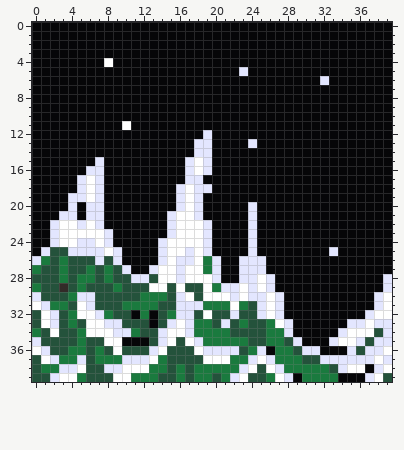
Edited in one commit: pixel-art sprite (sprites/arriere_plan/foret/jonction2.png). The picture above is the old version.
The file is 40x40 pixels.
And afterwards:
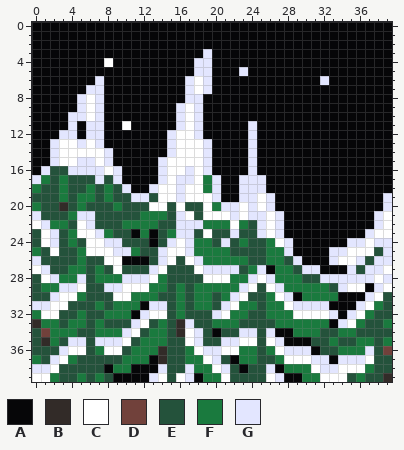
Palette (. is transparent): A #060608  B #322b28  C #ffffff  D #71413b  E #24523b  F #1a7a3e  G #e3e6ff
What changed:
@@ x 0..39 @@
  2 AAAAAAAAAAAAAAAAAAAAAAAAAAAAAAAAAAAAAAAA
- 3 AAAAAAAAAAAAAAAAAAAAAAAAAAAAAAAAAAAAAAAA
- 4 AAAAAAAACAAAAAAAAAAAAAAAAAAAAAAAAAAAAAAA
- 5 AAAAAAAAAAAAAAAAAAAAAAAGAAAAAAAAAAAAAAAA
- 6 AAAAAAAAAAAAAAAAAAAAAAAAAAAAAAAAGAAAAAAA
- 7 AAAAAAAAAAAAAAAAAAAAAAAAAAAAAAAAAAAAAAAA
- 8 AAAAAAAAAAAAAAAAAAAAAAAAAAAAAAAAAAAAAAAA
- 9 AAAAAAAAAAAAAAAAAAAAAAAAAAAAAAAAAAAAAAAA
-10 AAAAAAAAAAAAAAAAAAAAAAAAAAAAAAAAAAAAAAAA
-11 AAAAAAAAAACAAAAAAAAAAAAAAAAAAAAAAAAAAAAA
-12 AAAAAAAAAAAAAAAAAAAGAAAAAAAAAAAAAAAAAAAA
-13 AAAAAAAAAAAAAAAAAAGGAAAAGAAAAAAAAAAAAAAA
-14 AAAAAAAAAAAAAAAAAAGGAAAAAAAAAAAAAAAAAAAA
-15 AAAAAAAGAAAAAAAAAGCGAAAAAAAAAAAAAAAAAAAA
-16 AAAAAAGGAAAAAAAAAGCGAAAAAAAAAAAAAAAAAAAA
-17 AAAAAGCGAAAAAAAAAGGAAAAAAAAAAAAAAAAAAAAA
-18 AAAAAGCGAAAAAAAAGCGGAAAAAAAAAAAAAAAAAAAA
-19 AAAAGGCGAAAAAAAAGCGAAAAAAAAAAAAAAAAAAAAA
-20 AAAAGAGGAAAAAAAAGCGAAAAAGAAAAAAAAAAAAAAA
-21 AAAGGAGGAAAAAAAGCCGAAAAAGAAAAAAAAAAAAAAA
-22 AAGCCGCGAAAAAAAGCCCGAAAAGAAAAAAAAAAAAAAA
-23 AAGCCCCCGAAAAAAGCCCGAAAAGAAAAAAAAAAAAAAA
-24 AAGCCGGCGAAAAAGCCCCGAAAAGAAAAAAAAAAAAAAA
-25 AGEEGGGGCGAAAAGCCGCGAAAAGAAAAAAAAGAAAAAA
-26 GFEFEEEGEGAAAAGCGGCFGAAGGGAAAAAAAAAAAAAA
-27 FEEFEEFEFEGAAGCCGCCFGAAGGGAAAAAAAAAAAAAA
-28 EEEFEFFEFEEGGECCGCCCGAAGGCGAAAAAAAAAAAAG
-29 FEEBEFEEEFEEECCECEECFGGCGCGAAAAAAAAAAAAG
-30 GEEEFGGEEEEEFFFEGCECCCGCGGCGAAAAAAAAAAGC
-31 CGFFECGEEEFFFFEEGGGFFFCFEGCGAAAAAAAAAAGC
-32 ECGEFCCGFEEAFAEFGGECEEGEEGCGAAAAAAAAAGCC
-33 ECGEFECCGGEEEAEGCGFFEGEFEEFCGAAAAAAGGCGG
-34 FECEEFCCCGGFEEGCCGFFFFEEEEFFGAAAAAGCCCEG
-35 GEEEEFEECCAAAEGCECGFFFFFEEFFEGAAAGCCGEGG
-36 CGEEFFEFECEEEGCEEECGGGGEFGAFFEGGAAAGEGGC
-37 ECGFFGEFFFGGGCFEEEECCCFFGCGFFFEEGGGGGGCG
-38 EFFGGCEEGGCCCFFEFEFFFFFGCECGFFFFFEGCCAGC
-39 EEGCCFEEECCFFFEEFEFFEFGCEEFCGAFFFFAAAGCE
+ 3 AAAAAAAAAAAAAAAAAAAGAAAAAAAAAAAAAAAAAAAA
+ 4 AAAAAAAACAAAAAAAAAGGAAAAAAAAAAAAAAAAAAAA
+ 5 AAAAAAAAAAAAAAAAAAGGAAAGAAAAAAAAAAAAAAAA
+ 6 AAAAAAAGAAAAAAAAAGCGAAAAAAAAAAAAGAAAAAAA
+ 7 AAAAAAGGAAAAAAAAAGCGAAAAAAAAAAAAAAAAAAAA
+ 8 AAAAAGCGAAAAAAAAAGGAAAAAAAAAAAAAAAAAAAAA
+ 9 AAAAAGCGAAAAAAAAGCGAAAAAAAAAAAAAAAAAAAAA
+10 AAAAGGCGAAAAAAAAGCGAAAAAAAAAAAAAAAAAAAAA
+11 AAAAGAGGAACAAAAAGCGAAAAAGAAAAAAAAAAAAAAA
+12 AAAGGAGGAAAAAAAGCCGAAAAAGAAAAAAAAAAAAAAA
+13 AAGCCGCGAAAAAAAGCCCGAAAAGAAAAAAAAAAAAAAA
+14 AAGCCCCCGAAAAAAGCCCGAAAAGAAAAAAAAAAAAAAA
+15 AAGCCGGCGAAAAAGCCCCGAAAAGAAAAAAAAAAAAAAA
+16 AGEEGGGGCGAAAAGCCGCGAAAAGAAAAAAAAAAAAAAA
+17 GFEFEEEGEGAAAAGCGGCFGAAGGGAAAAAAAAAAAAAA
+18 FEEFEEFEFEGAAGCCGCCFGAAGGGAAAAAAAAAAAAAA
+19 EEEFEFFEFEEGGECCGCCCGAAGGCGAAAAAAAAAAAAG
+20 FEEBEFEEEFEEECCECEECFGGCGCGAAAAAAAAAAAAG
+21 GEEEFGGEEEEEFFFEGCECCCGCGGCGAAAAAAAAAAGC
+22 CGFFECGEEEFFFFEEGGGFFFCFEGCGAAAAAAAAAAGC
+23 ECGEFCCGFEEAFAEFGGECEEGEEGCGAAAAAAAAAGCC
+24 ECGEFECCGGEEEAEGCGFFEGEFEEFCGAAAAAAGGCGG
+25 FECEEFCCCGGFEEGCCGFFFFEEEEFFGAAAAGGCCCEG
+26 GEEEEFEECCAAAEGCECGFFFFFEEFFEGAAAGCCGEGG
+27 CGEEFFEFECEEEGCEEECGGGGEFGAFFEGGAAAGEGGC
+28 ECGFFGEFFFGGGCFEEEECCCFFGCGFFFEEGGGGGGCG
+29 EFFGGCEEGGCCCFFEFEFFFFFGCECGFFFFFEGCCAGC
+30 EEGCCFEEECCFFFEEFEFFEFGCEEFCGAFFFFAAAGCE
+31 GGCCEEEFEFFFAGGEFEFFEGCFFEFFCGGGGAAAGCFE
+32 FCCEEFEEFFFAGCCEFEEEGCFFEEFFFCCCCGAGCFEE
+33 BFFEFFEFEEEGCEFEBGEEFFFEEEEFFFFFFAGCFEEF
+34 EDFFFEEFFFGCEFFEBCGEAEEGGEGAAFFFEEFFEEEE
+35 EBFEGGEGGGCEFFFEECGEEGGCCECGAAAEEFEEFFEF
+36 EEEGCCEFCCEFFFBEEFCGGCCFFEFCGGGAEEFFFGED
+37 FEGCFEEEEEFFFABEEFFCGEAFFEEFCCCGGAGGGCEE
+38 GGCEEEEEAFFAAAGEEGFFCGEAEEGAFFFCGGCCCFEE
+39 CCFEEFEFEAAAAGCECGAFFCEEEECGAAFFCCCEFEEB
